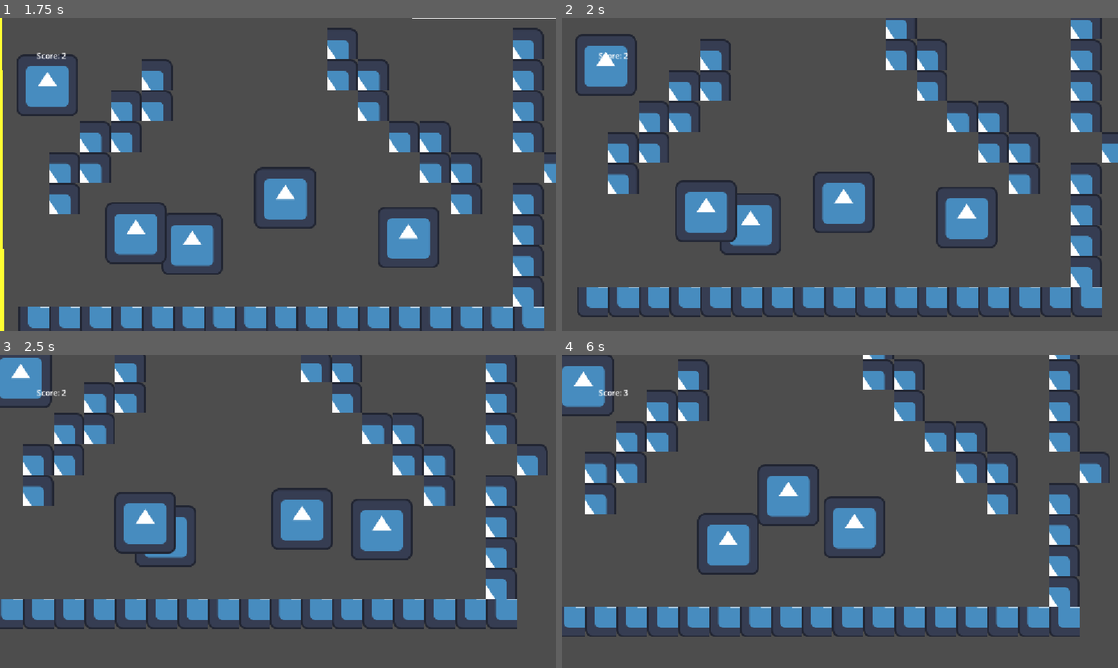
Above: before the commit, frames 1-4 (two rows, left to right).
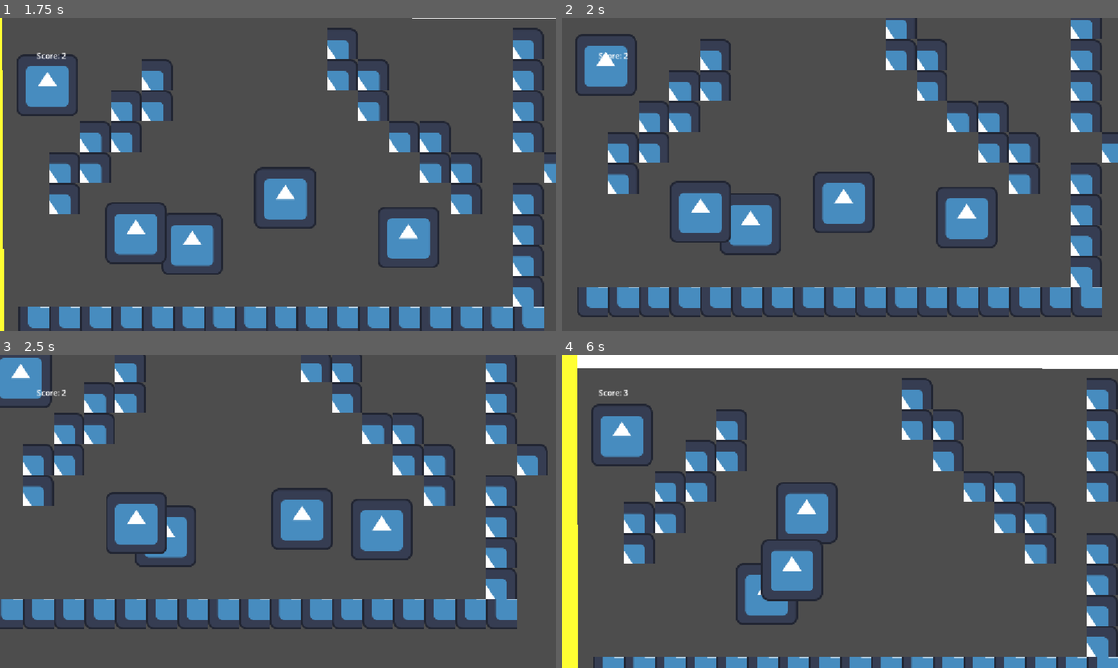
Above: after the commit, the same moments.

Repository: ocsarpo/MyFirstGodot
Game: Godot game, scene res://main.tscn
Two runs of this game, one before a commit and one after it. Both use one fixed random seed, a clock stepped at 60 frames per second and the inputs below. The engine's default icon, where the game draws it, is replaced by a stand-in: a white triangle on a blue panel in a dark square.
Inputs:
- Up to frame 1 (1.75 s): hold D (move_right) 0.53-1.28 s; hold S (move_down) from 1.28 s (still down)
- Up to frame 2 (2 s): keep holding S (move_down)
- Up to frame 3 (2.5 s): release S (move_down) at 2.03 s; hold D (move_right) from 2.03 s (still down)
- Up to frame 4 (6 s): release D (move_right) at 2.78 s; hold W (move_up) 2.78-3.53 s; hold A (move_left) 3.53-5.03 s; hold S (move_down) 5.03-5.78 s; hold D (move_right) from 5.78 s (still down)

Frame 1 is identical in both runs. In frame 2, 0.8% of the frame differs, in the area x 19-32%, y 51-72%; in frame 3, 1.0%; in frame 4, 36%, in the area x 0-100%, y 0-100%.

Commit message:
learn: expose enemy stop distance

Diff:
--- a/enemy.gd
+++ b/enemy.gd
@@ -1,8 +1,9 @@
 extends CharacterBody2D
 
 @export var target: Node2D
+@export var stop_distance: float = 120.0
+
 var speed: float = 100.0
-var stop_distance: float = 120.0
 
 func _physics_process(delta: float) -> void:
 	if target == null:
--- a/main.tscn
+++ b/main.tscn
@@ -124,3 +124,4 @@
 position = Vector2(143, 528)
 motion_mode = 1
 target = NodePath("../Player")
+stop_distance = 300.0
Not shown, added: devlog/2026-10-12.md
Not shown, changed: docs/12-enemy-chasing.md
